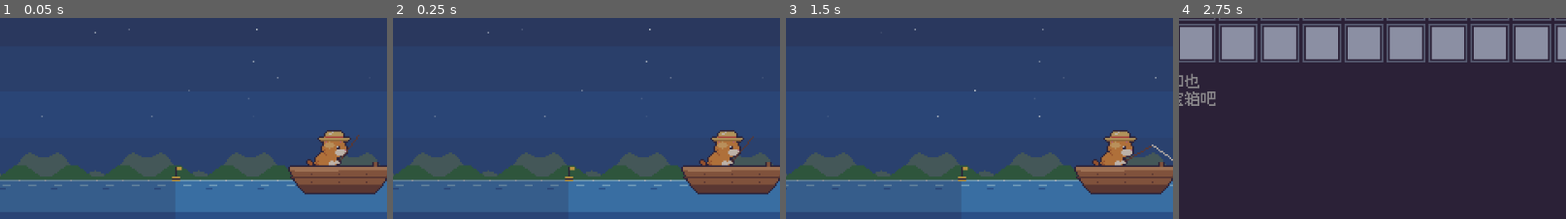
Above: before the commit, frames 1-4 (left to right).
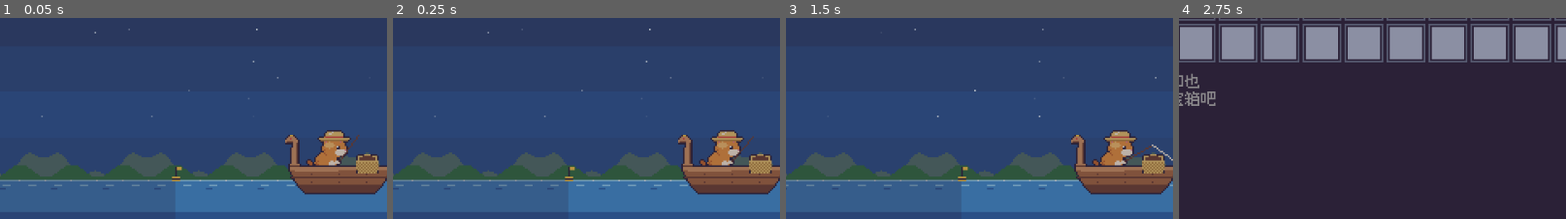
Above: after the commit, the same moments.

Repository: jiahecairen/pixel-cat-fishing
Game: Godot game, scene res://presentation/main.tscn
Same seed, same stepped clock (60 frames per second), same inputs: the game is played once before the commit and once after it.
Inputs (mouse positions are % of the whole screen's width and height, from its top left):
- Up to frame 1 (0.05 s): no input
- Up to frame 2 (0.25 s): no input
- Up to frame 3 (1.5 s): tap Enter at 0.5, 0.6 s; move the mouse to (72, 45) at 0.52 s; hold Right 0.53-1.25 s; click (72, 45) at 0.67 s; tap Space at 0.77 s; drag from (30, 55) to (45, 70) at 1.27 s
- Up to frame 4 (2.75 s): move the mouse to (60, 28) at 2.02 s; hold Right from 2.03 s (still down); tap Tab at 2.1 s
The pictures show only the part of the screen within x 7-57%, y 39-89%; the shares and areas given below are measured in that part.

The runs differ from the first frame. In frame 1, 0.9% of the frame differs, in the area x 73-98%, y 58-78%; in frame 2, 0.9%; in frame 3, 0.9%; in frame 4, nothing differs.

Commit message:
v0.32 鸟和船：龙头、船上鱼篓堆鱼、海鸟送礼和偷鱼；摆摊小猫脚踩地
Co-Authored-By: Claude Sonnet 5.5 <noreply@anthropic.com>
Claude-Session: https://claude.ai/code/session_01MGVgxpnz2EqSwpVSKzj7dd

Diff:
--- a/core/economy.gd
+++ b/core/economy.gd
@@ -73,6 +73,17 @@
 	return {"fish_id": fish_id, "gold": gold}
 
 ## 小猫偷吃：吃掉鱼篓里最便宜的一条普通鱼（稀有鱼 rarity>=2 不吃）。返回被吃的鱼 id，没得吃返回 ""。
+## 篓里最便宜的非稀有鱼（鸟会偷这一条）；没有返回空字符串。不改动篓子。
+func cheapest_common(s: GameState) -> String:
+	var best := -1
+	for i in s.basket.size():
+		var id: String = s.basket[i]
+		if int(_rarity.get(id, 0)) >= 2:
+			continue
+		if best < 0 or price_of(id) < price_of(s.basket[best]):
+			best = i
+	return "" if best < 0 else s.basket[best]
+
 func eat_cheapest(s: GameState) -> String:
 	var best := -1
 	for i in s.basket.size():
--- a/core/game.gd
+++ b/core/game.gd
@@ -28,6 +28,9 @@
 var fish_list: Array = []
 var fish_by_id: Dictionary = {}
 var _water: Dictionary = {}
+var _birds: Dictionary = {}
+var _bird_kind: String = ""      # 正在来访的鸟："gift" 送礼 / "steal" 偷鱼（只在内存里，重启后这次来访作废）
+var _bird_item: String = ""
 var dirty: bool = false     # 有需要落盘的变化
 
 var _clock
@@ -72,6 +75,7 @@
 	inventory = Inventory.new(balance.get("items", []))
 	journey = Journey.new(state.journey, balance["town"], rng)
 	_water = balance.get("water", {})
+	_birds = balance.get("birds", {})
 	# 番茄钟用一份"生效配置"：默认值来自 balance.json，玩家在设置里改过的时长覆盖它
 	_pomo_cfg = balance["pomodoro"].duplicate(true)
 	for k in DURATION_KEYS:
@@ -199,6 +203,9 @@
 	if int(state.journey["paused_at_ms"]) != 0:
 		var paused_for := maxi(0, now - int(state.journey["paused_at_ms"]))
 		journey.shift(paused_for)
+		for k in ["bird_next_ms", "bird_act_ms"]:       # 鸟的计时也跟着顺延
+			if int(state.effects[k]) > 0:
+				state.effects[k] = int(state.effects[k]) + paused_for
 		if int(state.effects["lucky_until_ms"]) > 0:      # 休息不消耗幸运鱼饵的时间
 			state.effects["lucky_until_ms"] = int(state.effects["lucky_until_ms"]) + paused_for
 		state.journey["paused_at_ms"] = 0
@@ -207,8 +214,10 @@
 	match journey.activity():
 		Journey.Activity.FISHING:
 			_tick_fishing(now, events)
+			_tick_birds(now, events)
 		Journey.Activity.IDLE_FULL:
 			_tick_idle_full(now, events)
+			_tick_birds(now, events)
 		_:
 			_tick_trip(now, events)
 	return events
@@ -266,6 +275,7 @@
 	var now: int = _clock.now_ms()
 	fishing.stop(now)
 	journey.depart(now)
+	_cancel_bird()
 	dirty = true
 	return true
 
@@ -391,6 +401,50 @@
 	elif fish_id != "" and economy.add_catch(state, state.new_id("c"), fish_id, focus):
 		events.append({"type": "catch", "fish_id": fish_id})
 		dirty = true
+
+## 鸟：每隔几分钟飞来一次落在船上。送礼（带来物品）或偷鱼（叼走篓里最便宜的非稀有鱼，
+## 只在小猫盯着浮漂等咬钩、没留意身后的时候来偷）。来访开始时定好种类，到 act_after_ms 后才真正生效，让画面里的鸟先飞到。
+func _tick_birds(now: int, events: Array) -> void:
+	if _birds.is_empty():
+		return
+	var e := state.effects
+	if int(e["bird_act_ms"]) > 0:
+		if now < int(e["bird_act_ms"]):
+			return
+		e["bird_act_ms"] = 0
+		e["bird_next_ms"] = now + _rng.randi_range(int(_birds["min_ms"]), int(_birds["max_ms"]))
+		if _bird_kind == "gift" and _bird_item != "" and inventory.add(state, _bird_item):
+			events.append({"type": "bird_gift", "item": _bird_item})
+		elif _bird_kind == "steal":
+			var gone := economy.eat_cheapest(state)
+			events.append({"type": "bird_steal", "fish_id": gone})
+		_bird_kind = ""
+		_bird_item = ""
+		dirty = true
+		return
+	if int(e["bird_next_ms"]) <= 0:
+		e["bird_next_ms"] = now + _rng.randi_range(int(_birds["min_ms"]), int(_birds["max_ms"]))
+		dirty = true
+		return
+	if now < int(e["bird_next_ms"]):
+		return
+	var watching_float: bool = journey.activity() == Journey.Activity.IDLE_FULL or fishing.state == FishingSystem.State.WAITING
+	var loot := economy.cheapest_common(state)
+	if loot != "" and watching_float and _rng.randf() < float(_birds["steal_chance"]):
+		_bird_kind = "steal"
+		_bird_item = loot
+	else:
+		_bird_kind = "gift"
+		_bird_item = "bottle" if _rng.randf() < float(_birds["bottle_chance"]) and inventory.by_id.has("bottle") else inventory.roll(_rng)
+	e["bird_act_ms"] = now + int(_birds["act_after_ms"])
+	events.append({"type": "bird_visit", "kind": _bird_kind, "item": _bird_item})
+	dirty = true
+
+func _cancel_bird() -> void:
+	_bird_kind = ""
+	_bird_item = ""
+	state.effects["bird_act_ms"] = 0
+	state.effects["bird_next_ms"] = 0
 
 func _tick_idle_full(now: int, events: Array) -> void:
 	if in_focus() or not economy.basket_full(state):   # 专注：鱼进木箱，满篓也接着钓
--- a/core/game_state.gd
+++ b/core/game_state.gd
@@ -19,7 +19,7 @@
 ## 物品栏：物品 id → 数量
 var inventory: Dictionary = {}
 ## 物品效果：幸运鱼饵的到期时刻、招财铃剩余的单数
-var effects: Dictionary = {"lucky_until_ms": 0, "bell_sales": 0, "napped_end_ms": 0}
+var effects: Dictionary = {"lucky_until_ms": 0, "bell_sales": 0, "napped_end_ms": 0, "bird_next_ms": 0, "bird_act_ms": 0}
 var journey: Dictionary = {"activity": 0, "phase_start_ms": 0, "phase_end_ms": 0, "next_eat_ms": 0, "paused_at_ms": 0, "sales": 0, "roam_x": 0, "walk_from": -1, "boat_x": 260}
 var stats: Dictionary = {"total_pomodoros": 0, "daily": {}, "total_fish": 0, "fish_counts": {}, "chests": 0}
 ## 时长设置为 0 表示"使用 balance.json 的默认值"
--- a/data/balance.json
+++ b/data/balance.json
@@ -208,5 +208,12 @@
         "max_x": 9999
       }
     ]
+  },
+  "birds": {
+    "min_ms": 240000,
+    "max_ms": 540000,
+    "steal_chance": 0.35,
+    "act_after_ms": 6000,
+    "bottle_chance": 0.5
   }
 }
--- a/presentation/main.gd
+++ b/presentation/main.gd
@@ -34,7 +34,7 @@
 const SFX := ["click", "cast", "bite", "reel", "catch", "rare", "coin", "buy", "deny", "done", "break_end"]
 const VOLUME_DB := [-80.0, -22.0, -12.0, -5.0]   # 音效档位 0(静音)..3
 const SPRITES := ["boat", "sea", "ground", "pier", "house_0", "house_1", "house_2", "tree", "stall_back",
-	"stall_front", "market_gate", "stall_back_fruit", "stall_back_veg", "stall_back_bread", "stall_back_flower",
+	"stall_front", "bird_fly", "bird_perch", "boat_head", "boat_basket_back", "boat_basket", "market_gate", "stall_back_fruit", "stall_back_veg", "stall_back_bread", "stall_back_flower",
 	"goods_fruit", "goods_veg", "goods_bread", "goods_flower", "ico_fruit", "ico_veg", "ico_bread", "ico_flower", "villager_0", "villager_1", "villager_2", "gameboy", "bubble", "bubble_sold", "cloud", "hills",
 	"tomato", "coin", "basket", "hold", "chest", "btn_bag", "room_door", "room_window", "counter", "shelf_tackle",
 	"shelf_hats", "mirror", "bookshelf", "calendar", "bed", "rug", "bobber", "bang", "zzz", "font", "dots", "panel", "pips", "labels",
@@ -243,6 +243,8 @@
 		game.hour_override = OS.get_environment("CATFISH_HOUR").to_float()
 	if OS.has_environment("CATFISH_ROOM"):        # 调试：到镇上后直接进这间屋子（tackle / tailor / home）
 		_debug_room = OS.get_environment("CATFISH_ROOM")
+	if OS.has_environment("CATFISH_BIRD"):         # 调试：一开局就有鸟来
+		st.effects["bird_next_ms"] = 1
 	if OS.has_environment("CATFISH_MOVE"):
 		game.journey.set_speed(OS.get_environment("CATFISH_MOVE").to_float(), 0)
 	if OS.has_environment("CATFISH_ROAM_AT"):
@@ -702,6 +704,15 @@
 			world.hop_t0 = t
 			world.on_sale(e["fish_id"])
 			_float("+%d" % e["gold"], "coin", Vector2(World.STALL_X + 8, World.GROUND_Y - 52))
+		"bird_visit":
+			world.bird_start(e["kind"], e["item"], t)
+		"bird_gift":
+			var gift: Dictionary = game.inventory.by_id.get(e["item"], {})
+			if tex.has(gift.get("sprite", "")):
+				_float("+1", gift["sprite"], world.cat_pos + Vector2(-14, -14))
+			play("catch")
+		"bird_steal":
+			play("deny")
 		"ate":
 			world.eat_t0 = t
 			world.eat_fish = e["fish_id"]
@@ -885,6 +896,7 @@
 
 func _go_to_town() -> void:
 	if game.go_to_town():
+		world.bird = {}
 		log.write("go_to_town", {"basket": game.state.basket.size()})
 		_full_notified = false
 		play("cast")
--- a/presentation/world.gd
+++ b/presentation/world.gd
@@ -48,6 +48,7 @@
 var boat_x: float = FISH_X
 var boat_moving: bool = false   # 玩家正用方向键划船
 var boat_dir: float = 1.0
+var bird: Dictionary = {}       # 正在来访的鸟：{kind, item, t0}
 var eat_t0: int = -100000
 var eat_fish: String = ""
 var splash_t0: int = -100000
@@ -104,7 +105,7 @@
 		Journey.Activity.ROAM:
 			cat_pos = Vector2(j.roam_x(), GROUND_Y - 30)
 		Journey.Activity.VENDING, Journey.Activity.SOLD_OUT:
-			cat_pos = Vector2(STALL_CAT_X, GROUND_Y - 31)
+			cat_pos = Vector2(STALL_CAT_X, GROUND_Y - 29)      # 脚踩在地面上
 		_:
 			cat_pos = Vector2(boat_x + 10, boat_y(t) - 23)
 
@@ -320,6 +321,7 @@
 
 	if not mini:
 		_draw_sky(cam, view, t)
+		_draw_sky_birds(cam, view, t)
 	for h in HOUSES:
 		m.draw_texture(m.tex[h[0]], Vector2(h[1], GROUND_Y - 60))
 	for x in TREES:
@@ -396,8 +398,92 @@
 	if not in_town:
 		_draw_boat_cat(act, on_break, now, t)
 	m.draw_texture(m.tex["boat"], Vector2(boat_x, bob_y))
+	_draw_boat_gear(bob_y, not in_town)
 	if not in_town:
 		_draw_boat_extras(act, on_break, now, t)
+		_draw_bird(t, bob_y)
+
+# ------------------------------------------------------------------ 鸟和船上的东西
+const BASKET_SLOTS := 12
+
+## 船尾的龙头，和船头旁边的鱼篓（鱼按篓子装了多少堆起来；人在镇上时鱼在猫身上，篓子空着）。
+func _draw_boat_gear(bob_y: float, show_fish: bool) -> void:
+	m.draw_texture(m.tex["boat_head"], Vector2(boat_x - 2, bob_y - 17))
+	var o := Vector2(boat_x + 42, bob_y - 1)
+	m.draw_texture(m.tex["boat_basket_back"], o + Vector2(0, -4))
+	var g = m.game
+	var size: int = g.state.basket.size() if show_fish else 0
+	if size > 0:
+		var cap: int = maxi(1, g.state.basket_capacity)
+		var slots: int = clampi(ceili(float(BASKET_SLOTS) * float(size) / float(cap)), 1, BASKET_SLOTS)
+		for s in slots:
+			var fish_id: String = g.state.basket[(s * size) / slots]
+			var p := Vector2(o.x + 2 + (s % 4) * 3 + (s / 4) % 2, o.y - 3 - (s / 4) * 2)
+			var col := _fish_color(fish_id)
+			m.draw_rect(Rect2(p.x, p.y, 3, 2), col)
+			m.draw_rect(Rect2(p.x, p.y + 1, 3, 1), col.darkened(0.25))
+	m.draw_texture(m.tex["boat_basket"], o)
+
+var _fish_colors: Dictionary = {}
+func _fish_color(fish_id: String) -> Color:
+	if not _fish_colors.has(fish_id):
+		var f: Dictionary = m.game.fish_by_id.get(fish_id, {})
+		var col := Pal.L_A
+		if m.tex.has(f.get("sprite", "")):
+			col = m.tex[f["sprite"]].get_image().get_pixel(9, 5)
+		_fish_colors[fish_id] = col
+	return _fish_colors[fish_id]
+
+func bird_start(kind: String, item: String, t: int) -> void:
+	bird = {"kind": kind, "item": item, "t0": t}
+
+## 来访的鸟：飞来 → 停下张望 → 送礼（物品落进船里）或叼走一条鱼 → 飞走。
+## 送礼的鸟停在龙头上；偷鱼的鸟停在鱼篓边上。
+func _draw_bird(t: int, bob_y: float) -> void:
+	if bird.is_empty():
+		return
+	var d: int = t - int(bird["t0"])
+	if d > 9500:
+		bird = {}
+		return
+	var steal: bool = bird["kind"] == "steal"
+	var perch := Vector2(boat_x + 45, bob_y - 17) if steal else Vector2(boat_x - 1, bob_y - 27)
+	var item: Dictionary = m.game.fish_by_id.get(bird["item"], {}) if steal else m.game.inventory.by_id.get(bird["item"], {})
+	var item_tex: String = item.get("sprite", "")
+	if d < 2500:
+		var k := _ease(float(d) / 2500.0)
+		var pos := (perch + Vector2(170, -70)).lerp(perch, k) + Vector2(0, roundf(sin(d / 150.0) * (1.0 - k) * 3.0))
+		m.tex_frame("bird_fly", (pos + Vector2(-1, 1)).round(), (d / 110) % 2, 2)
+	elif d < 6000:
+		if (d / 1300) % 3 == 2:
+			m.tex_frame_flipped("bird_perch", perch, 0, 1)        # 回头张望
+		else:
+			m.draw_texture(m.tex["bird_perch"], perch)
+	else:
+		var e := float(d - 6000) / 3500.0
+		if not steal and m.tex.has(item_tex) and d < 6700:       # 东西掉进船里
+			var fall := float(d - 6000) / 700.0
+			m.draw_texture(m.tex[item_tex], perch.lerp(Vector2(boat_x + 26, bob_y - 4), fall * fall).round())
+		var pos := perch + Vector2(-120.0 * e, -70.0 * e - 25.0 * e * e)
+		m.tex_frame("bird_fly", (pos + Vector2(-1, 1)).round(), (d / 100) % 2, 2)
+		if steal and m.tex.has(item_tex):                        # 叼着鱼飞走
+			m.draw_texture(m.tex[item_tex], (pos + Vector2(-4, 8)).round())
+
+## 天上远远飞过的海鸟（只在白天、不下雨时出现），和云一样随镜头慢慢错位。
+func _draw_sky_birds(cam: Vector2, view: Vector2, t: int) -> void:
+	var sky: Dictionary = m.game.sky()
+	if float(sky["dark"]) > 0.5 or m.game.is_raining():
+		return
+	for k in 3:
+		var dirn := 1.0 if k % 2 == 0 else -1.0
+		var span := view.x + 80.0
+		var sx := fposmod(float(t) / 1000.0 * (14.0 + k * 5.0) * dirn + k * 173.0 - cam.x * 0.5, span) - 40.0
+		var y := cam.y + 30.0 + k * 24.0 + roundf(sin(float(t) / 500.0 + k * 2.0) * 2.0)
+		var pos := Vector2(cam.x + sx, y).round()
+		if dirn > 0:
+			m.tex_frame_flipped("bird_fly", pos, (t / 170 + k) % 2, 2)
+		else:
+			m.tex_frame("bird_fly", pos, (t / 170 + k) % 2, 2)
 
 ## 像素风的实心圆（一行行矩形拼出来，边缘没有抗锯齿）。
 func _disc(c: Vector2, r: int, color: Color) -> void:
--- a/tests/run_tests.gd
+++ b/tests/run_tests.gd
@@ -46,6 +46,7 @@
 		test_adapters()
 		test_weather(balance, fish)
 		test_water(balance, fish)
+		test_birds(balance, fish)
 		test_inventory(balance, fish)
 		test_checkpoint(balance, fish)
 		test_event_log()
@@ -604,6 +605,31 @@
 	_run(g, c, 100)
 	check(g.journey.boat_x() == 440, "往返小镇不改变船的位置")
 
+func test_birds(balance: Dictionary, fish: Array) -> void:
+	print("birds: 鸟来访（送礼 / 偷鱼）")
+	var g := Game.new(balance, fish, GameState.new(), FakeClock.new(), _rng(21))
+	var c: FakeClock = g._clock
+	var ev := _run(g, c, 3 * 3600, 500)
+	var visits: Array = ev.filter(func(e): return e["type"] == "bird_visit")
+	var gifts: Array = ev.filter(func(e): return e["type"] == "bird_gift")
+	var steals: Array = ev.filter(func(e): return e["type"] == "bird_steal")
+	check(visits.size() >= 15 and visits.size() <= 50, "3 小时来了 %d 次鸟（平均 4–9 分钟一次）" % visits.size())
+	check(gifts.size() + steals.size() >= visits.size() - 1 and gifts.size() > 0, "来访后都会生效 (送 %d / 偷 %d / 来 %d)" % [gifts.size(), steals.size(), visits.size()])
+	for e in steals:
+		check(e["fish_id"] != "koi" and e["fish_id"] != "arowana", "鸟不偷稀有鱼")
+	# 篓子空着不会来偷
+	var g2 := Game.new(balance, fish, GameState.new(), FakeClock.new(), _rng(22))
+	g2.state.effects["bird_next_ms"] = 1
+	var ev2 := _run(g2, g2._clock, 600, 500)
+	check(ev2.filter(func(e): return e["type"] == "bird_visit" and e["kind"] == "steal").is_empty(), "空篓子不会被偷")
+	# 出发去小镇会取消来访
+	var g3 := Game.new(balance, fish, GameState.new(), FakeClock.new(), _rng(23))
+	g3.state.effects["bird_next_ms"] = 1
+	_run(g3, g3._clock, 5, 500)
+	check(int(g3.state.effects["bird_act_ms"]) > 0, "鸟来了")
+	g3.go_to_town()
+	check(int(g3.state.effects["bird_act_ms"]) == 0, "出发后这次来访作废")
+
 func test_inventory(balance: Dictionary, fish: Array) -> void:
 	print("inventory & items")
 	var clock := FakeClock.new()
@@ -671,7 +697,8 @@
 	var total := 0
 	for id in g3.state.inventory:
 		total += int(g3.state.inventory[id])
-	check(total == with_item.size(), "开出的物品都进了物品栏 (%d)" % total)
+	var gifts := ev.filter(func(e): return e["type"] == "bird_gift").size()
+	check(total == with_item.size() + gifts, "开出的物品和鸟送的礼物都进了物品栏 (%d = %d + %d)" % [total, with_item.size(), gifts])
 	check(g3.inventory.owned(g3.state).size() == 6, "跑够久，6 种物品都开出来过")
 	# 存档
 	var s4 := GameState.new(); s4.from_dict(JSON.parse_string(JSON.stringify(g.state.to_dict())))
Binary file added: assets/sprites/bird_fly.png
Not shown, added: assets/sprites/bird_fly.png.import
Binary file added: assets/sprites/bird_perch.png
Not shown, added: assets/sprites/bird_perch.png.import
Binary file added: assets/sprites/boat_basket.png
Not shown, added: assets/sprites/boat_basket.png.import
Binary file added: assets/sprites/boat_basket_back.png
Not shown, added: assets/sprites/boat_basket_back.png.import
Binary file added: assets/sprites/boat_head.png
Not shown, added: assets/sprites/boat_head.png.import
Not shown, changed: docs/ACCEPTANCE_TESTS.md
Not shown, changed: docs/DECISION_REGISTER.md
(and 2 more such lines)
